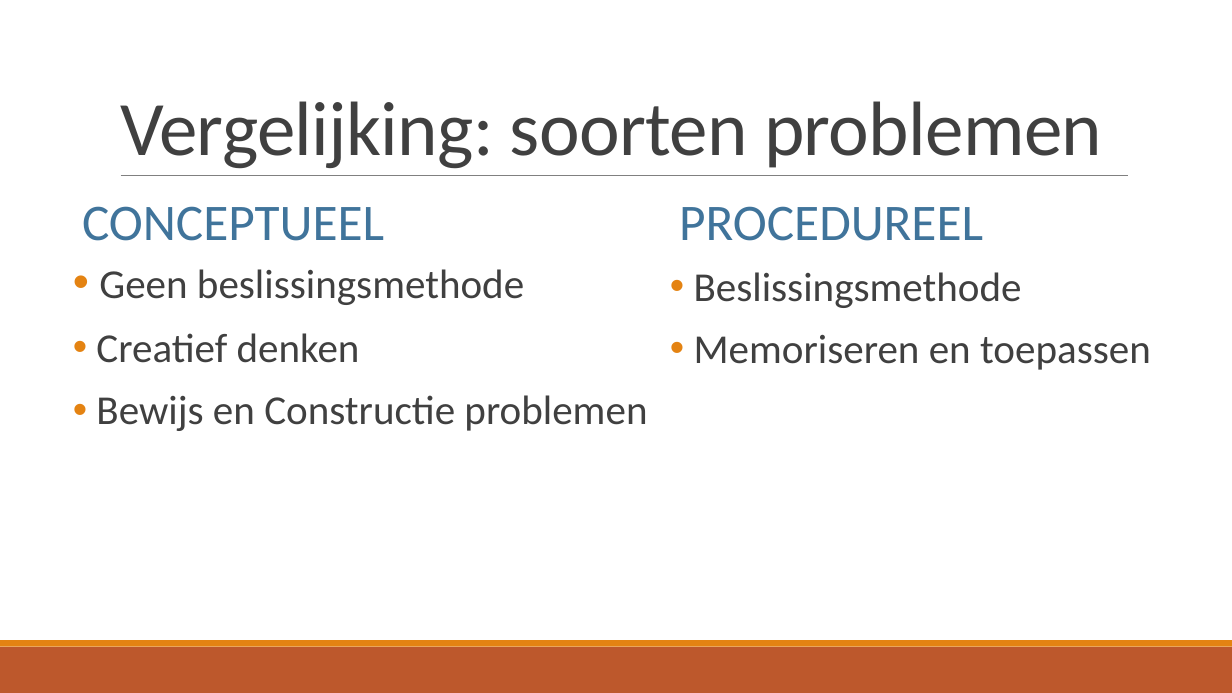
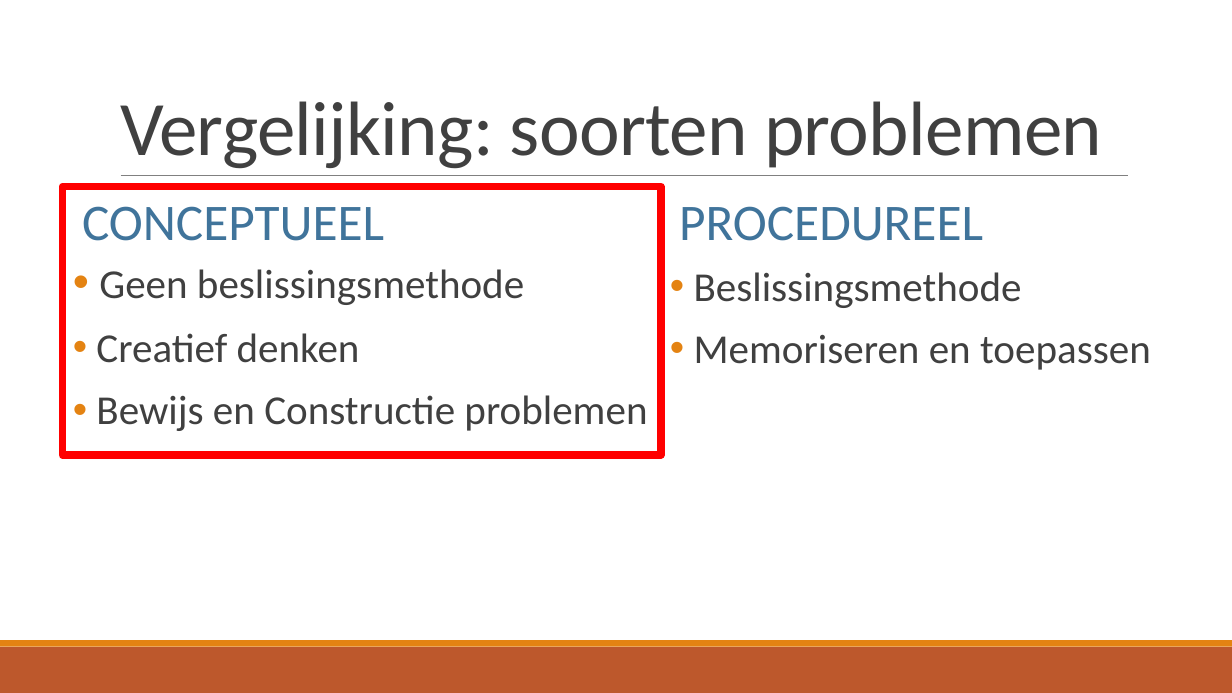
Before and after one commit to TomDeGroote/Bachelorproef, a slide deck: slide 7 of Opdracht 2/Literatuurstudie.pptx. Drawn at 1232x693 pixels with LibreOffice and Linux fonts; fonts in the diff are those of the drawing. Boxes give left, top, right and bottom in pixels: in the first picture for what was removed or moved away, otherwise in the second. Text is boxed around its words. In the diff, an @@ line names an element or a change of style, - is before the commit and + after.

```diff
--- a/Opdracht 2/Literatuurstudie.pptx
+++ b/Opdracht 2/Literatuurstudie.pptx
@@ rectangle added at bbox=[63, 187, 661, 456], outline #FF0000 6 pt @@
```
Also in this commit, not shown: 5 other slides changed, 1 slide added, 1 other file.
